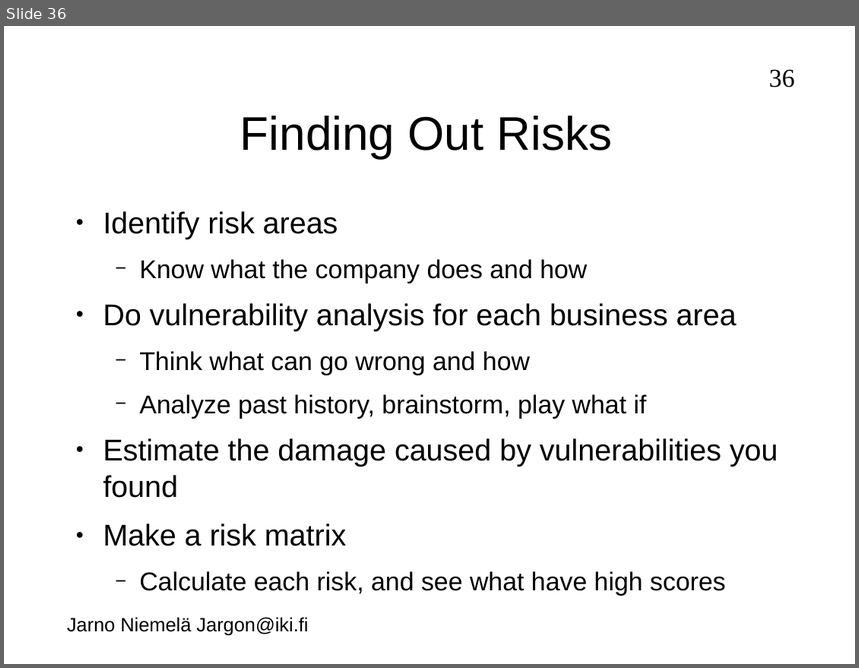
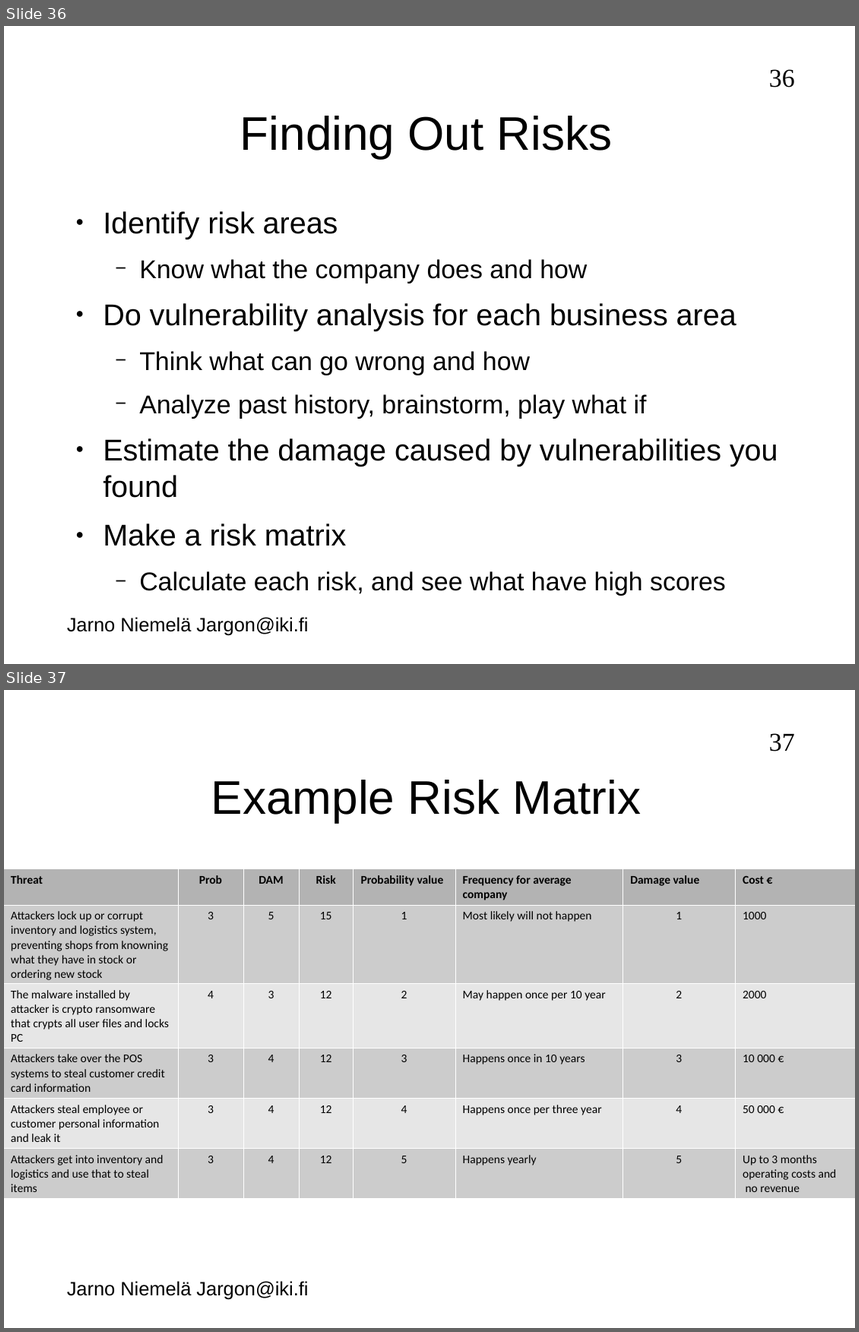
Before and after one commit to jarno-niemela/corporate_cyber_defence, a slide deck: Corporate security/Corporate security.odp. Shown one above the other, each under a label of ours: slide 36 before the commit, slides 36 and 37 after it. The pictures are 859x668 and 859x1332 pixels, drawn with LibreOffice and Linux fonts; fonts in the diff are those of the drawing; background and template pictures are left out. Boxes give left, top, right and bottom in pixels: in the first picture for what was removed or moved away, otherwise in the second. Text is boxed around its words. In the diff, an @@ line names an element or a change of style, - is before the commit and + after.

```diff
--- a/Corporate security/Corporate security.odp
+++ b/Corporate security/Corporate security.odp
@@ slide 37 added at (4,690,855,1328), background #FFFFFF; not listed: 2 template elements that a slide beside it also shows @@
@@ title added at (211,780,641,822), 44 pt, text #000000 @@
+Example Risk Matrix
@@ table added at (4,869,855,1208), 6 rows, 8 columns @@
+Threat | Prob | DAM | Risk | Probability value | Frequency for average company | Damage value | Cost €
+Attackers lock up or corrupt inventory and logistics system, preventing shops from knowning what they have in stock or ordering new stock | 3 | 5 | 15 | 1 | Most likely will not happen | 1 | 1000
+The malware installed by attacker is crypto ransomware that crypts all user files and locks PC | 4 | 3 | 12 | 2 | May happen once per 10 year | 2 | 2000
+Attackers take over the POS systems to steal customer credit card information | 3 | 4 | 12 | 3 | Happens once in 10 years | 3 | 10 000 €
+Attackers steal employee or customer personal information and leak it | 3 | 4 | 12 | 4 | Happens once per three year | 4 | 50 000 €
+Attackers get into inventory and logistics and use that to steal items | 3 | 4 | 12 | 5 | Happens yearly | 5 | Up to 3 months / operating costs and / no revenue
```
Also in this commit, not shown: 1 slide changed, 4 other files.
